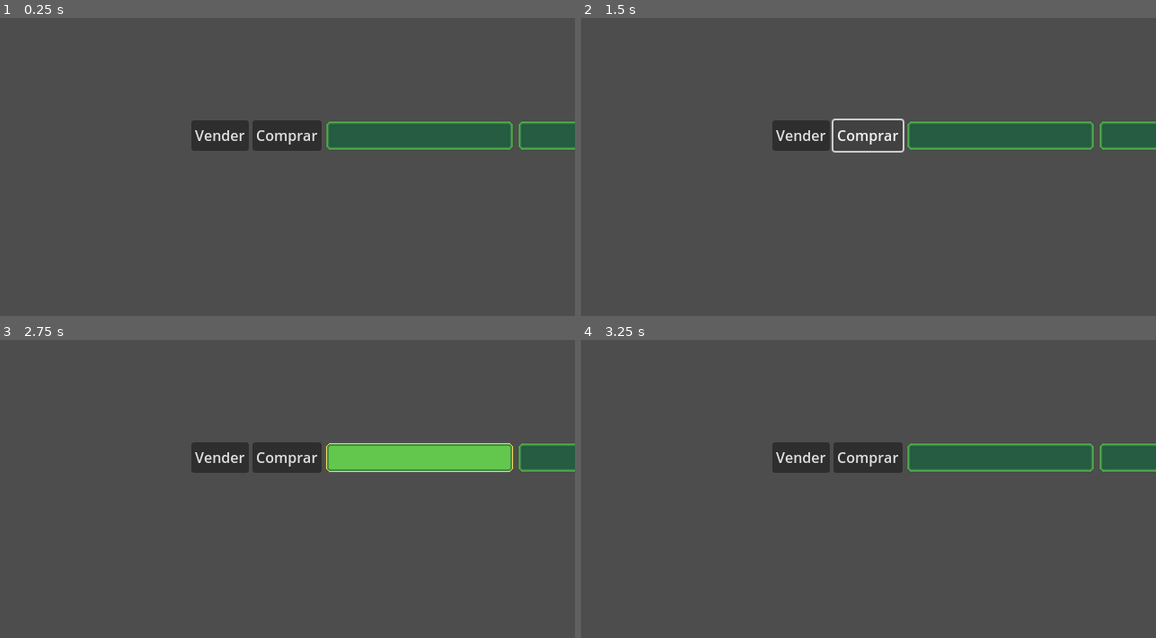
Above: before the commit, frames 1-4 (two rows, left to right).
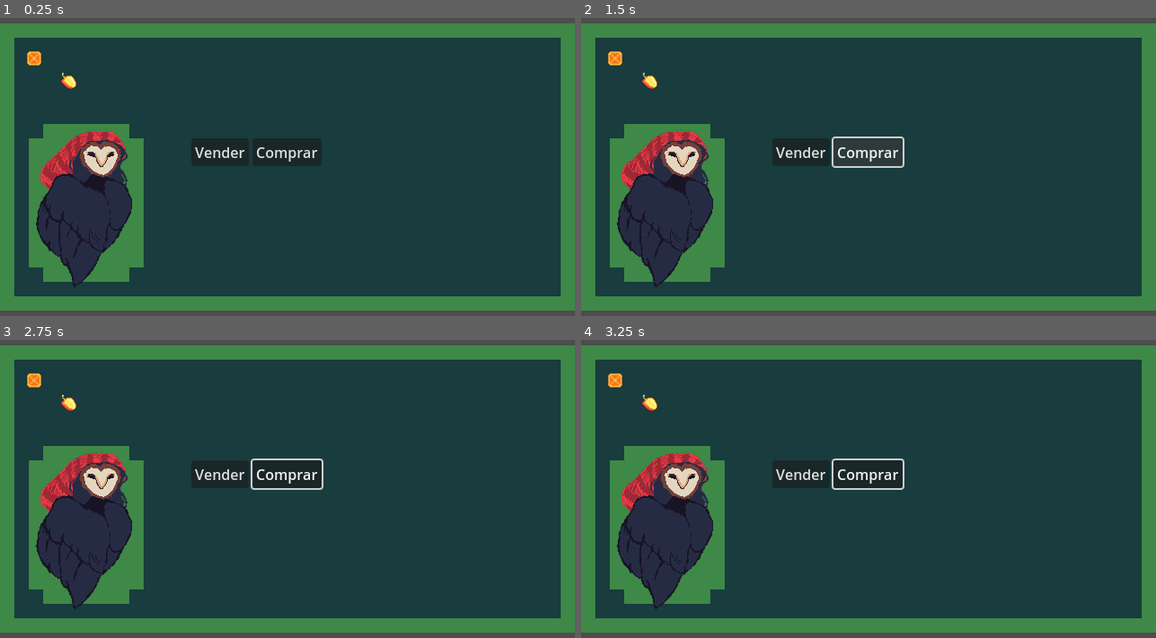
Above: after the commit, the same moments.

Repository: SamuelMTL/AmazonProject
Game: Godot game, scene res://Components/MatintaShopComponent/MatintaShop.tscn
The game is run twice, just before and just after one commit, with the same random seed, the same clock (stepped at 60 frames per second) and the same inputs. This scene is started directly instead of the project's main scene.
Inputs (mouse positions are in pixels of both pictures, inside the frame that each line leads up to; where the layout moved, square brackets give the same spot in the first picture):
- Up to frame 1 (0.25 s): no input
- Up to frame 2 (1.5 s): click "Vender" at 0.5 s; click "Comprar" at 1.25 s
- Up to frame 3 (2.75 s): click (327, 474) [419, 456] at 2 s
- Up to frame 4 (3.25 s): click (908, 474) at 2.77 s

The runs differ from the first frame. In frame 1, 94% of the frame differs, in the area x 0-100%, y 1-99%; in frame 2, 95%; in frame 3, 95%; in frame 4, 95%.

Commit message:
Update MatintaShop.tscn

Diff:
--- a/amazonproject/Components/MatintaShopComponent/MatintaShop.tscn
+++ b/amazonproject/Components/MatintaShopComponent/MatintaShop.tscn
@@ -1,11 +1,7 @@
-[gd_scene load_steps=7 format=3 uid="uid://tnrt1ewx2brk"]
+[gd_scene load_steps=3 format=3 uid="uid://tnrt1ewx2brk"]
 
-[ext_resource type="Script" uid="uid://0hlodg0afi5" path="res://Components/MatintaShopComponent/matinta_shop.gd" id="1_fdocv"]
-[ext_resource type="Texture2D" path="res://assets/matintashop/MatintaShop.png" id="2_nka0k"]
-[ext_resource type="Texture2D" path="res://assets/matintashop/MatintaShop 4.png" id="3_hm31p"]
-[ext_resource type="Texture2D" path="res://assets/matintashop/MatintaShopMatinta.png" id="4_guv7w"]
-[ext_resource type="Texture2D" path="res://assets/matintashop/MatintaShopbutton1.png" id="5_ctlpb"]
-[ext_resource type="Texture2D" path="res://assets/matintashop/MatintaShopbutton2.png" id="6_65x4e"]
+[ext_resource type="Script" path="res://Components/MatintaShopComponent/matinta_shop.gd" id="1_fdocv"]
+[ext_resource type="Texture2D" uid="uid://cviupvstmji03" path="res://assets/MatintaShop/Group 4.png" id="2_vmuq4"]
 
 [node name="MatintaShop" type="Control"]
 layout_mode = 3
@@ -17,66 +13,58 @@
 script = ExtResource("1_fdocv")
 
 [node name="TextureRect" type="TextureRect" parent="."]
-layout_mode = 0
-offset_right = 40.0
-offset_bottom = 40.0
-texture = ExtResource("2_nka0k")
+layout_mode = 1
+anchors_preset = 8
+anchor_left = 0.5
+anchor_top = 0.5
+anchor_right = 0.5
+anchor_bottom = 0.5
+offset_left = -320.0
+offset_top = -160.0
+offset_right = 320.0
+offset_bottom = 160.0
+grow_horizontal = 2
+grow_vertical = 2
+texture = ExtResource("2_vmuq4")
 
-[node name="TextureRect" type="TextureRect" parent="TextureRect"]
-layout_mode = 0
-offset_right = 40.0
-offset_bottom = 40.0
-texture = ExtResource("3_hm31p")
-
-[node name="TextureRect" type="TextureRect" parent="TextureRect/TextureRect"]
-layout_mode = 0
-offset_left = 38.0
-offset_top = 118.0
-offset_right = 151.0
-offset_bottom = 295.0
-texture = ExtResource("4_guv7w")
-
-[node name="VBoxContainer" type="VBoxContainer" parent="TextureRect/TextureRect"]
+[node name="VBoxContainer" type="VBoxContainer" parent="TextureRect"]
 layout_mode = 2
 offset_left = 213.0
 offset_top = 128.0
 offset_right = 426.0
 offset_bottom = 231.0
 
-[node name="HBoxContainer" type="HBoxContainer" parent="TextureRect/TextureRect/VBoxContainer"]
+[node name="HBoxContainer" type="HBoxContainer" parent="TextureRect/VBoxContainer"]
 layout_mode = 2
 
-[node name="VenderButton" type="Button" parent="TextureRect/TextureRect/VBoxContainer/HBoxContainer"]
+[node name="VBoxContainer" type="VBoxContainer" parent="TextureRect/VBoxContainer/HBoxContainer"]
+layout_mode = 2
+
+[node name="VenderButton" type="Button" parent="TextureRect/VBoxContainer/HBoxContainer/VBoxContainer"]
 layout_mode = 2
 text = "Vender"
 
-[node name="ComprarButton" type="Button" parent="TextureRect/TextureRect/VBoxContainer/HBoxContainer"]
+[node name="ComprarButton" type="Button" parent="TextureRect/VBoxContainer/HBoxContainer"]
 layout_mode = 2
 text = "Comprar"
 
-[node name="VenderButton2" type="TextureButton" parent="TextureRect/TextureRect/VBoxContainer/HBoxContainer"]
+[node name="VenderButton2" type="TextureButton" parent="TextureRect/VBoxContainer/HBoxContainer"]
 layout_mode = 2
-texture_normal = ExtResource("5_ctlpb")
-texture_pressed = ExtResource("6_65x4e")
-texture_hover = ExtResource("6_65x4e")
 
-[node name="ComprarButton3" type="TextureButton" parent="TextureRect/TextureRect/VBoxContainer/HBoxContainer"]
+[node name="ComprarButton3" type="TextureButton" parent="TextureRect/VBoxContainer/HBoxContainer"]
 layout_mode = 2
-texture_normal = ExtResource("5_ctlpb")
-texture_pressed = ExtResource("6_65x4e")
-texture_hover = ExtResource("6_65x4e")
 
-[node name="VBoxContainer" type="VBoxContainer" parent="TextureRect/TextureRect/VBoxContainer"]
+[node name="VBoxContainer" type="VBoxContainer" parent="TextureRect/VBoxContainer"]
 layout_mode = 2
 size_flags_vertical = 3
 
-[node name="ScrollContainer" type="ScrollContainer" parent="TextureRect/TextureRect/VBoxContainer/VBoxContainer"]
+[node name="ScrollContainer" type="ScrollContainer" parent="TextureRect/VBoxContainer/VBoxContainer"]
 layout_mode = 2
 size_flags_vertical = 3
 
-[node name="VBoxContainer" type="VBoxContainer" parent="TextureRect/TextureRect/VBoxContainer/VBoxContainer/ScrollContainer"]
+[node name="VBoxContainer" type="VBoxContainer" parent="TextureRect/VBoxContainer/VBoxContainer/ScrollContainer"]
 layout_mode = 2
 size_flags_vertical = 3
 
-[connection signal="pressed" from="TextureRect/TextureRect/VBoxContainer/HBoxContainer/VenderButton" to="." method="_on_vender_button_pressed"]
-[connection signal="pressed" from="TextureRect/TextureRect/VBoxContainer/HBoxContainer/ComprarButton" to="." method="_on_comprar_button_pressed"]
+[connection signal="pressed" from="TextureRect/VBoxContainer/HBoxContainer/VBoxContainer/VenderButton" to="." method="_on_vender_button_pressed"]
+[connection signal="pressed" from="TextureRect/VBoxContainer/HBoxContainer/ComprarButton" to="." method="_on_comprar_button_pressed"]
